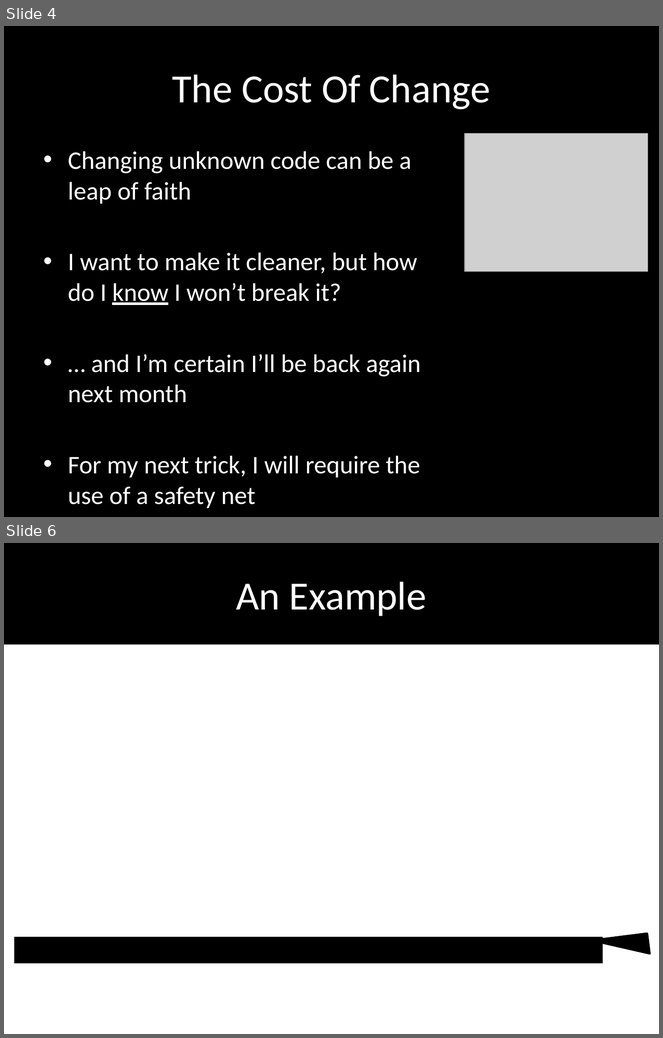
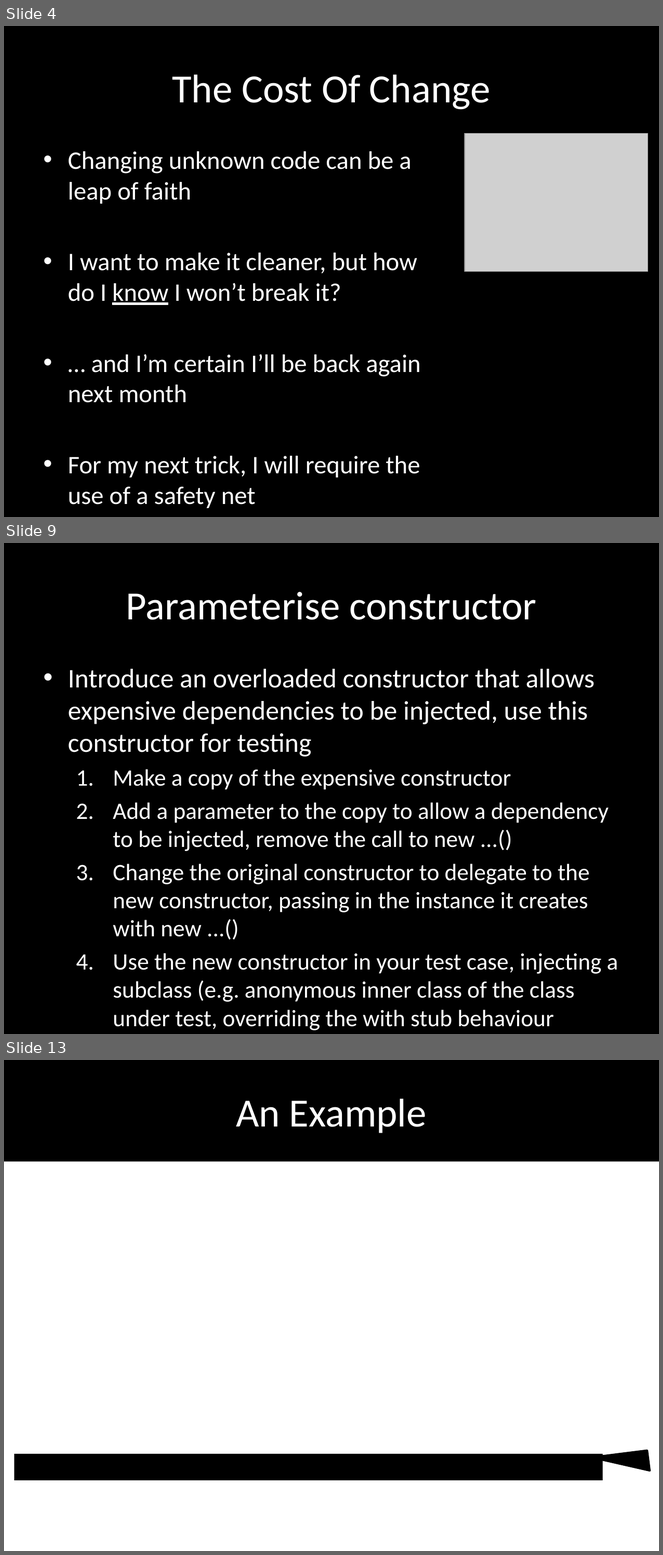
Before and after one commit to tonybaines/retrofitting-tests, a slide deck: presentation/Retrofitting Tests.pptx. Shown one above the other, each under a label of ours: slides 4 and 6 before the commit, slides 4, 9 and 13 after it; the slides between them are not shown. The pictures are 663x1038 and 663x1555 pixels, drawn with LibreOffice and Linux fonts; fonts in the diff are those of the drawing; grey boxes stand for pictures; background and template pictures are left out. Boxes give left, top, right and bottom in pixels: in the first picture for what was removed or moved away, otherwise in the second. Text is boxed around its words. In the diff, an @@ line names an element or a change of style, - is before the commit and + after.

Commit message:
(Tony) Added some slides specifically for the new exercises. Tidied up some typos Added runtime exceptions to the business methods that should be somehow replaced during testing to force dependencies to be broken

```diff
--- a/presentation/Retrofitting Tests.pptx
+++ b/presentation/Retrofitting Tests.pptx
@@ slide 9 added at [4,543,659,1034], background #000000 @@
@@ title added at [126,592,536,620], 44 pt, text #FFFFFF @@
+Parameterise constructor
@@ text added at [68,669,619,1031], 25.9 pt, text #FFFFFF @@
+• Introduce an overloaded constructor that allows expensive dependencies to be injected, use this constructor for testing
+  1. Make a copy of the expensive constructor
+  2. Add a parameter to the copy to allow a dependency to be injected, remove the call to new ...()
+  3. Change the original constructor to delegate to the new constructor, passing in the instance it creates with new ...()
+  4. Use the new constructor in your test case, injecting a subclass (e.g. anonymous inner class of the class under test, overriding the with stub behaviour
@@ what was slide 6 is now slide 13 @@
```
Also in this commit, not shown: 1 slide changed, 6 other slides added, 6 other files.
